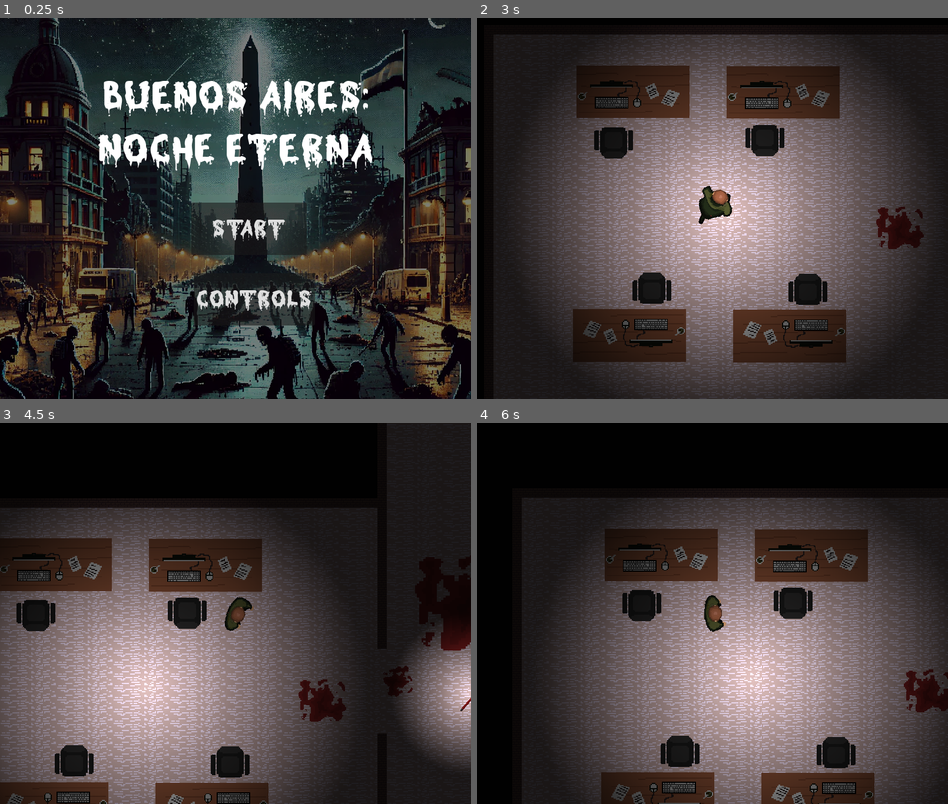
Above: before the commit, frames 1-4 (two rows, left to right).
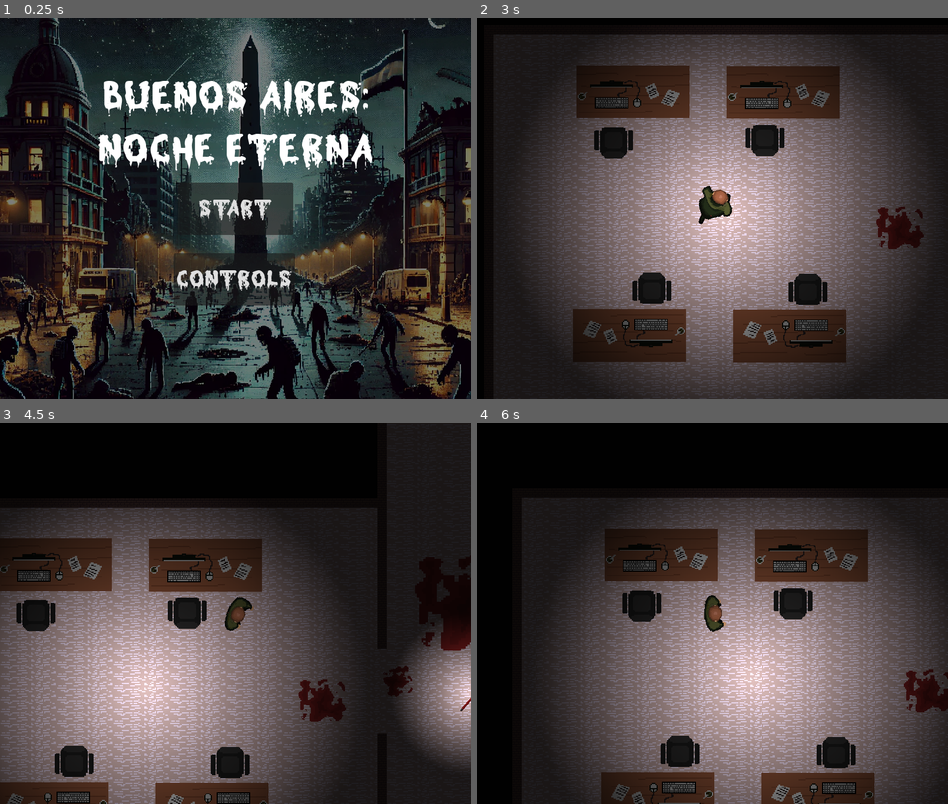
Above: after the commit, the same moments.

Repository: jmsanchezdiaz/boss-ipv-2024-e3.14cos
Game: Godot game, scene res://menu.tscn
The game is run twice, just before and just after one commit, with the same random seed, the same clock (stepped at 60 frames per second) and the same inputs.
Inputs (mouse positions are in pixels of both pictures, inside the frame that each line leads up to):
- Up to frame 1 (0.25 s): no input
- Up to frame 2 (3 s): click "Start" at 0.5 s; tap Enter at 1.25 s; move the mouse to (816, 189) at 1.27 s; press the mouse at (816, 189) at 1.28 s; hold D (move_right) 1.28-2.03 s; move the mouse to (618, 227) at 2.02 s; release the mouse at (618, 227) at 2.03 s; hold S (move_down) 2.03-2.78 s; tap E (collect) at 2.1 s; move the mouse to (759, 124) at 2.77 s; hold D (move_right) from 2.78 s (still down); hold Shift (run) from 2.78 s (still down)
- Up to frame 3 (4.5 s): move the mouse to (211, 689) at 3.52 s; release D (move_right) at 3.53 s; release Shift (run) at 3.53 s; hold W (move_up) 3.53-4.28 s; click (211, 689) at 3.6 s; move the mouse to (376, 670) at 4.27 s; hold A (move_left) from 4.28 s (still down); tap E (collect) at 4.35 s
- Up to frame 4 (6 s): move the mouse to (571, 556) at 5.02 s; tap Shift (run) at 5.1 s; move the mouse to (736, 613) at 5.77 s; release A (move_left) at 5.78 s; press the mouse at (736, 613) at 5.78 s; hold S (move_down) from 5.78 s (still down)

The runs differ from the first frame. In frame 1, 5.1% of the frame differs, in the area x 36-67%, y 43-81%; in frame 2, less than 0.1%; in frame 3, less than 0.1%; in frame 4, less than 0.1%.

Commit message:
new export

Diff:
--- a/default_bus_layout.tres
+++ b/default_bus_layout.tres
@@ -24,7 +24,7 @@
 bus/1/solo = false
 bus/1/mute = false
 bus/1/bypass_fx = false
-bus/1/volume_db = -21.8264
+bus/1/volume_db = -24.137
 bus/1/send = &"Master"
 bus/1/effect/0/effect = SubResource("AudioEffectCompressor_yqyqd")
 bus/1/effect/0/enabled = false
--- a/hud.tscn
+++ b/hud.tscn
@@ -7,19 +7,33 @@
 script = ExtResource("1_s7av8")
 
 [node name="ResetButton" type="Button" parent="."]
-offset_left = 182.0
-offset_top = 329.0
-offset_right = 375.0
-offset_bottom = 415.0
+anchors_preset = 8
+anchor_left = 0.5
+anchor_top = 0.5
+anchor_right = 0.5
+anchor_bottom = 0.5
+offset_left = -204.0
+offset_top = 14.0
+offset_right = -11.0
+offset_bottom = 100.0
+grow_horizontal = 2
+grow_vertical = 2
 theme_override_fonts/font = ExtResource("2_akpgk")
 theme_override_font_sizes/font_size = 50
 text = "Reset"
 
 [node name="BackToMenu" type="Button" parent="."]
-offset_left = 432.0
-offset_top = 328.0
-offset_right = 627.0
-offset_bottom = 417.0
+anchors_preset = 8
+anchor_left = 0.5
+anchor_top = 0.5
+anchor_right = 0.5
+anchor_bottom = 0.5
+offset_left = 37.0
+offset_top = 14.0
+offset_right = 232.0
+offset_bottom = 103.0
+grow_horizontal = 2
+grow_vertical = 2
 theme_override_fonts/font = ExtResource("2_akpgk")
 theme_override_font_sizes/font_size = 50
 text = "Menu"
--- a/menu.tscn
+++ b/menu.tscn
@@ -55,24 +55,39 @@
 vertical_alignment = 1
 
 [node name="StartBtn" type="Button" parent="CanvasLayer"]
-offset_left = 325.0
-offset_top = 314.0
-offset_right = 521.0
-offset_bottom = 403.0
+anchors_preset = 8
+anchor_left = 0.5
+anchor_top = 0.5
+anchor_right = 0.5
+anchor_bottom = 0.5
+offset_left = -98.0
+offset_top = -44.5
+offset_right = 98.0
+offset_bottom = 44.5
+grow_horizontal = 2
+grow_vertical = 2
 theme_override_fonts/font = ExtResource("3_vj7u7")
 theme_override_font_sizes/font_size = 38
 text = "Start"
 
 [node name="ControlsBtn" type="Button" parent="CanvasLayer"]
-offset_left = 329.0
-offset_top = 434.0
-offset_right = 525.0
-offset_bottom = 523.0
+anchors_preset = 8
+anchor_left = 0.5
+anchor_top = 0.5
+anchor_right = 0.5
+anchor_bottom = 0.5
+offset_left = -105.0
+offset_top = 76.0
+offset_right = 101.0
+offset_bottom = 165.0
+grow_horizontal = 2
+grow_vertical = 2
 theme_override_fonts/font = ExtResource("3_vj7u7")
 theme_override_font_sizes/font_size = 38
 text = "Controls"
 
 [node name="Controls" type="Panel" parent="CanvasLayer"]
+visible = false
 anchors_preset = 8
 anchor_left = 0.5
 anchor_top = 0.5
Not shown, changed: export-boss/index.html
Not shown, changed: export-boss/index.pck
